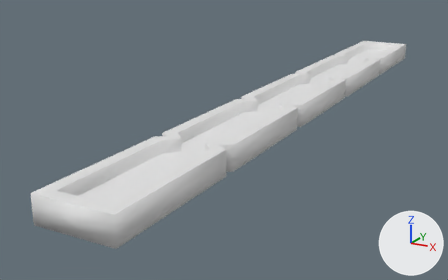
Two versions of the Blender file games/gw/AoS/5-inch-stick-ruler.blend, one commit apart.
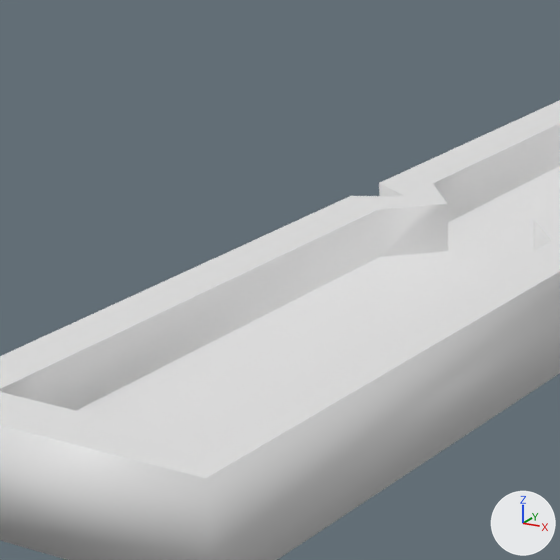
The first picture shows the older version from a 50 mm camera at (4.49, -4.66, 2.95) aimed at (-1.1, 5.43, -0.78). The close-ups show the older and then the newer version on the part from 13% to 47% of the width and 29% to 85% of the height of that picture. Only the edits that show in the close-ups are written down. The lights are fixed; the arrows at lower right show +X, +Y and +Z. Text is drawn in Blender's own font.

The first close-up shows '5-inch-stick-ruler-bezier.001'.
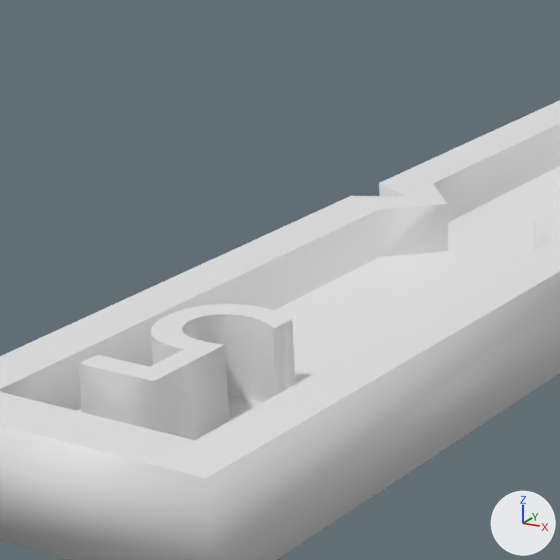
What the commit changed:
Text 'Text' (txt_text) is new.
Its body is '5'.
Its extrude is 0.2.
Its align x is 'CENTER'.
Its align y is 'CENTER'.
Object '5' (ob_5) is new; it shows txt_text.
Its location is (0.0, 0.7, 0.1).
Its rotation in degrees is (0, 0, -180).

Where the change shows, as pixel boxes (x1, y1, x2, y2) in the close-ups (560 x 560 px):
'5', added
    after: (79, 304, 295, 440)
